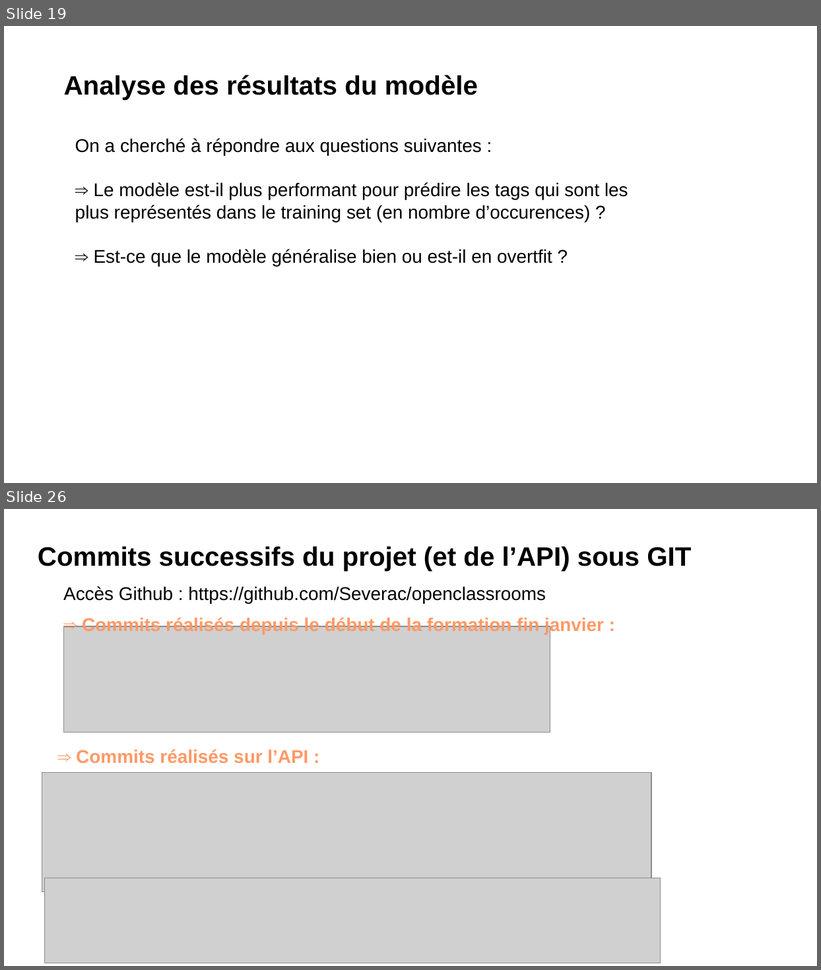
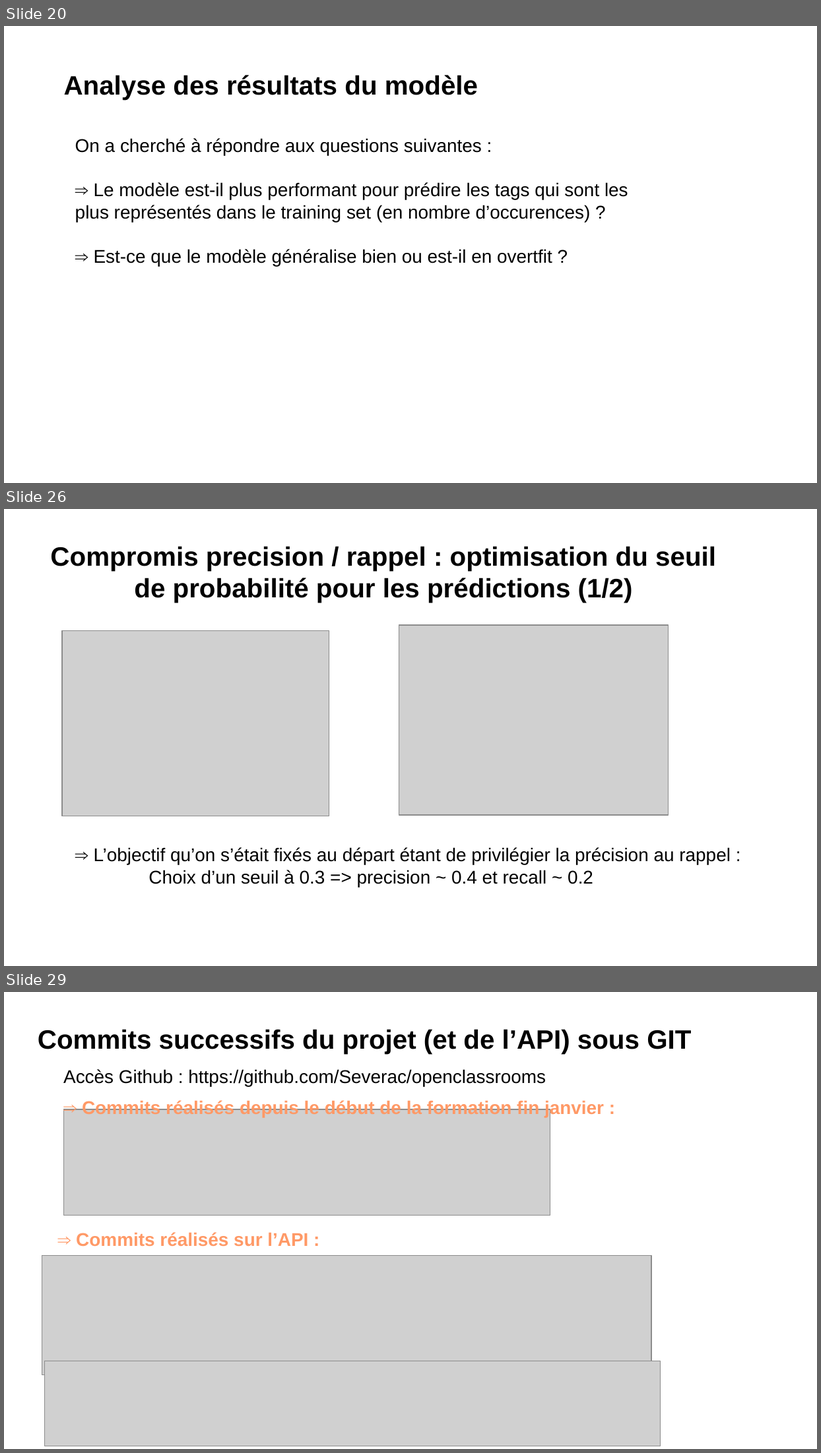
Before and after one commit to Severac/openclassrooms, a slide deck: PJ6/Presentation/PJ6_Presentation.odp. Shown one above the other, each under a label of ours: slides 19 and 26 before the commit, slides 20, 26 and 29 after it; the slides between them are not shown. The pictures are 821x970 and 821x1453 pixels, drawn with LibreOffice and Linux fonts; fonts in the diff are those of the drawing; grey boxes stand for pictures. Boxes give left, top, right and bottom in pixels: in the first picture for what was removed or moved away, otherwise in the second. Text is boxed around its words. In the diff, an @@ line names an element or a change of style, - is before the commit and + after.

```diff
--- a/PJ6/Presentation/PJ6_Presentation.odp
+++ b/PJ6/Presentation/PJ6_Presentation.odp
@@ slide 26 added at <box>4,509,817,966</box>, background #FFFFFF @@
@@ text added at <box>50,546,716,603</box>, 26 pt, text #000000, bold @@
+Compromis precision / rappel : optimisation du seuil
+de probabilité pour les prédictions (1/2)
@@ picture added at <box>399,625,669,815</box> @@
@@ picture added at <box>62,630,329,816</box> @@
@@ text added at <box>94,848,731,887</box>, 18 pt, text #000000 @@
+⇒ L’objectif qu’on s’était fixés au départ étant de privilégier la précision au rappel :
+Choix d’un seuil à 0.3 => precision ~ 0.4 et recall ~ 0.2
@@ what was slide 19 is now slide 20 @@
@@ what was slide 26 is now slide 29 @@
```
Also in this commit, not shown: 11 slides changed, 2 other slides added, 6 other files.
